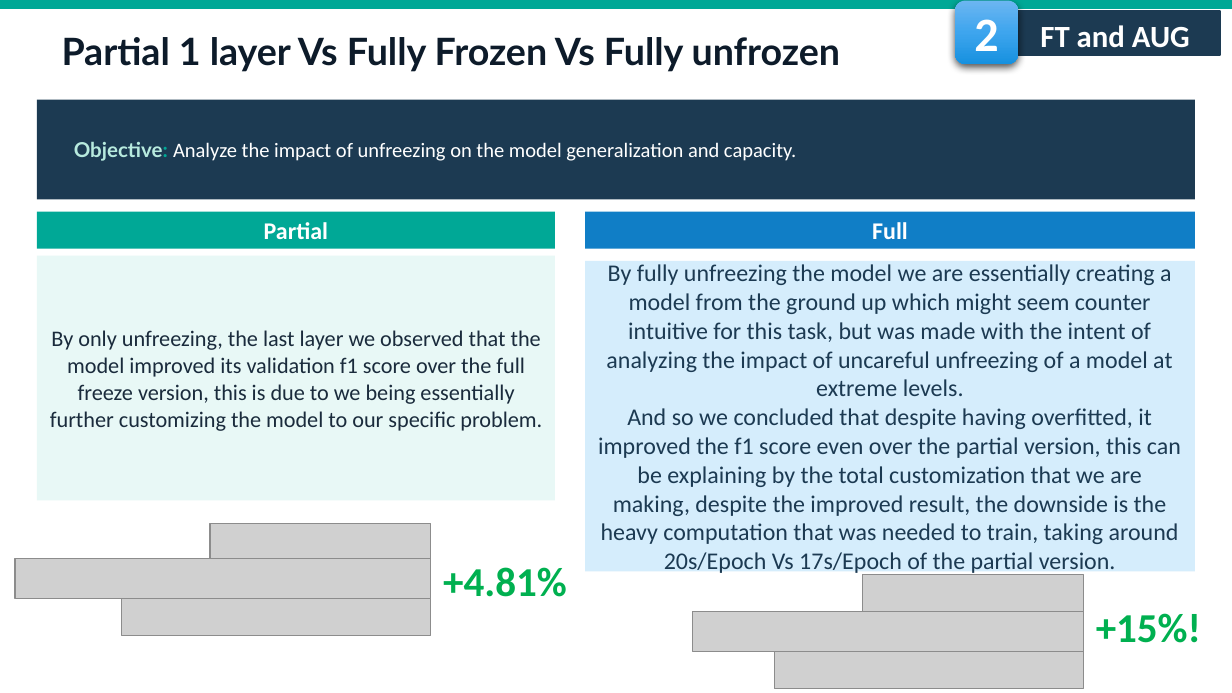
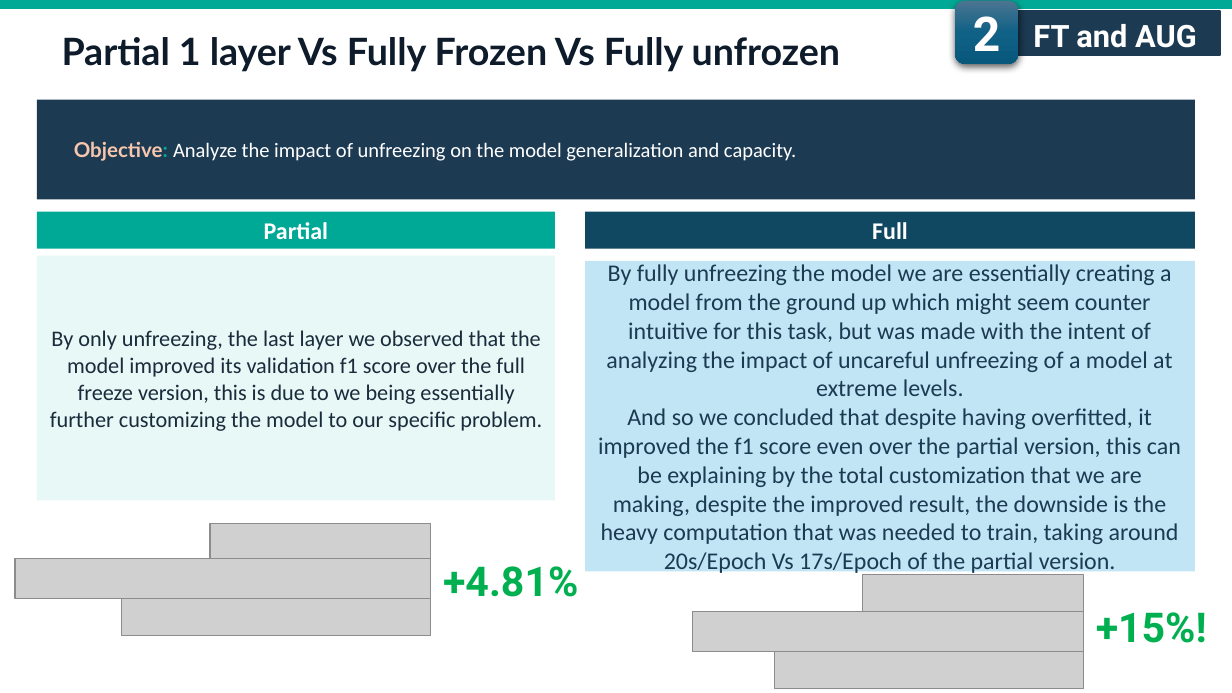
Before and after one commit to fmssilva/DL_Proj, a slide deck: slide 66 of assignment_1/task3/Task3_report.pptx. Drawn at 1232x693 pixels with LibreOffice and Linux fonts; fonts in the diff are those of the drawing; grey boxes stand for pictures; background and template pictures are left out. Boxes give left, top, right and bottom in pixels: in the first picture for what was removed or moved away, otherwise in the second. Text is boxed around its words. In the diff, an @@ line names an element or a change of style, - is before the commit and + after.

```diff
--- a/assignment_1/task3/Task3_report.pptx
+++ b/assignment_1/task3/Task3_report.pptx
@@ rounded rectangle "2" at (955, 0, 1018, 63): font Calibri to Roboto; fill gradient #6CB6F1 to #3FA6EE to #1891DF to gradient #4C7591 to #106287 to #09597D; shadow changed @@
@@ text "Objective: Analyze the impact of ..." at (74, 141, 796, 161): text colour #B7EADE to #F6C6AD in "Objective:" @@
@@ rectangle "Full" at (585, 212, 1195, 249): fill #107EC6 to #104862 @@
@@ rectangle "By fully unfreezing the model ..." at (585, 261, 1195, 572): fill #D5EDFC to #C1E5F5 @@
@@ font Calibri to Roboto in 3 elements at (1010, 11, 1220, 55), (443, 566, 578, 597), (1096, 612, 1207, 643) @@
```
Also in this commit, not shown: 61 other slides changed, 2 other files.
